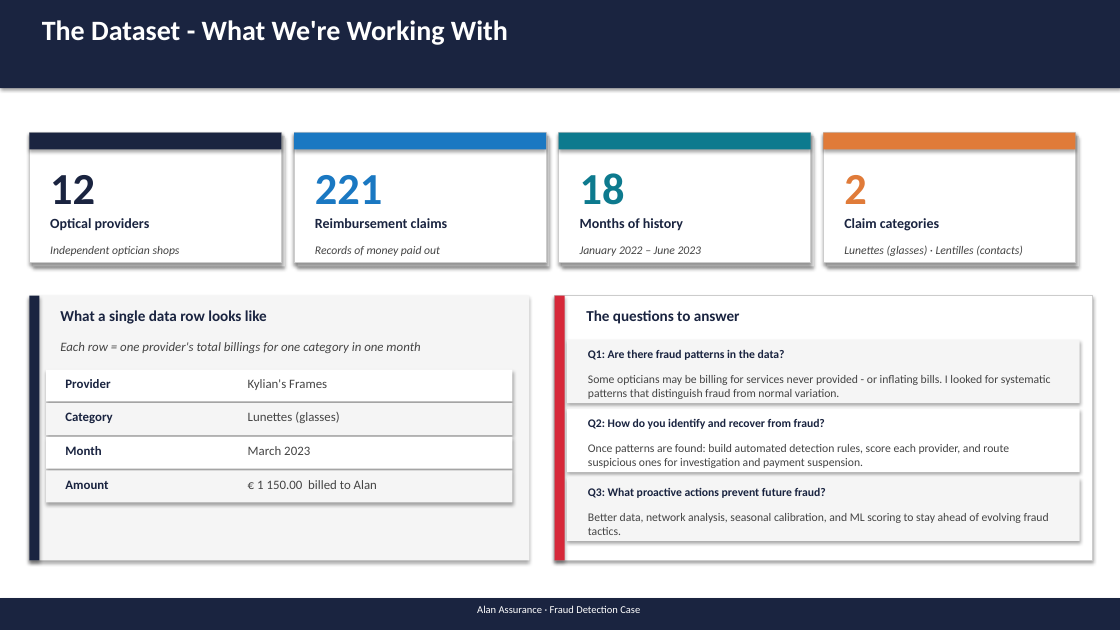
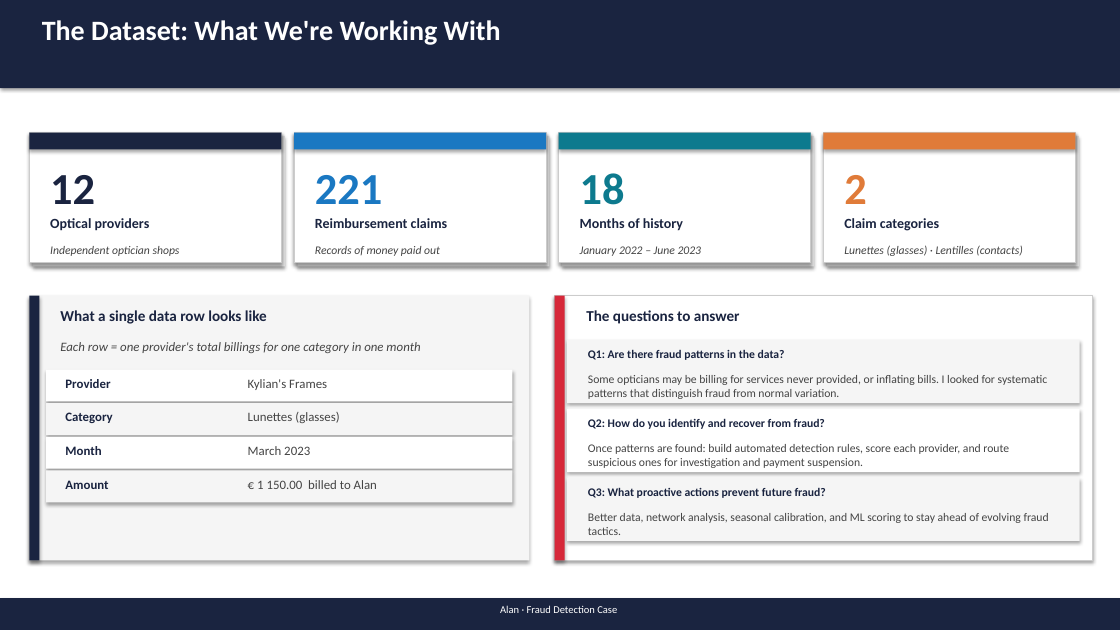
Before and after one commit to MaxwellM34/InsuranceFraudDetection, a slide deck: slide 2 of fraud_ops_presentation_updated.pptx. Drawn at 1120x630 pixels with LibreOffice and Linux fonts; fonts in the diff are those of the drawing. Boxes give left, top, right and bottom in pixels: in the first picture for what was removed or moved away, otherwise in the second. Text is boxed around its words. In the diff, an @@ line names an element or a change of style, - is before the commit and + after.

```diff
--- a/fraud_ops_presentation_updated.pptx
+++ b/fraud_ops_presentation_updated.pptx
@@ text at bbox=[42, 20, 501, 45]: text changed @@
-The Dataset - What We're Working With
+The Dataset: What We're Working With
@@ text at bbox=[588, 375, 1048, 399]: text changed @@
-Some opticians may be billing for services never provided - or inflating bills. I looked for systematic patterns that distinguish fraud from normal variation.
+Some opticians may be billing for services never provided, or inflating bills. I looked for systematic patterns that distinguish fraud from normal variation.
@@ text at bbox=[500, 605, 617, 613]: text changed @@
-Alan Assurance · Fraud Detection Case
+Alan · Fraud Detection Case
```
Also in this commit, not shown: 12 other slides changed, 1 other file.
